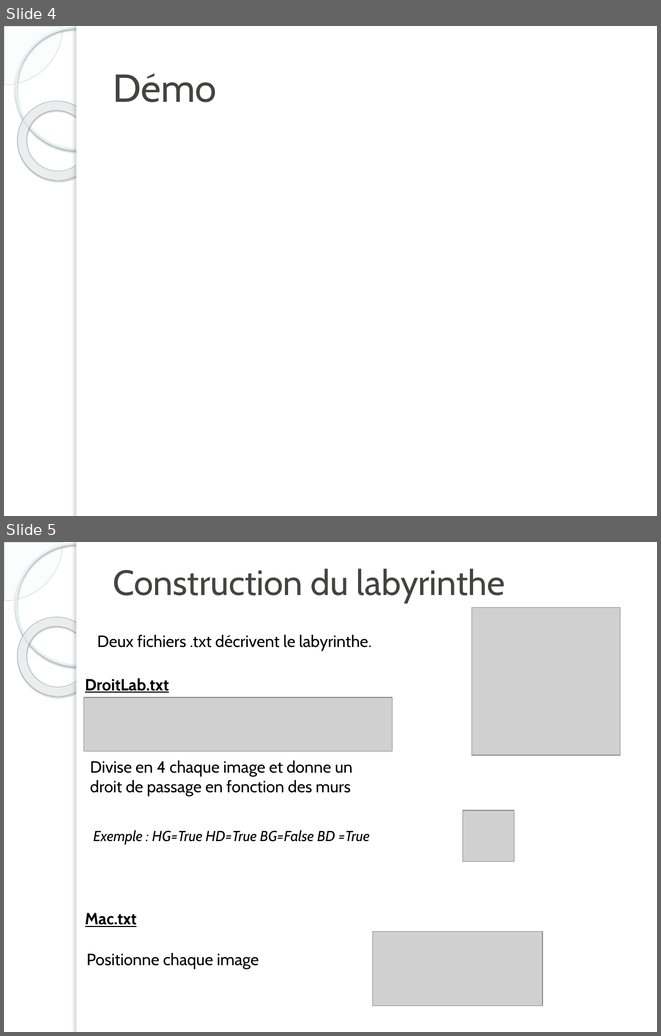
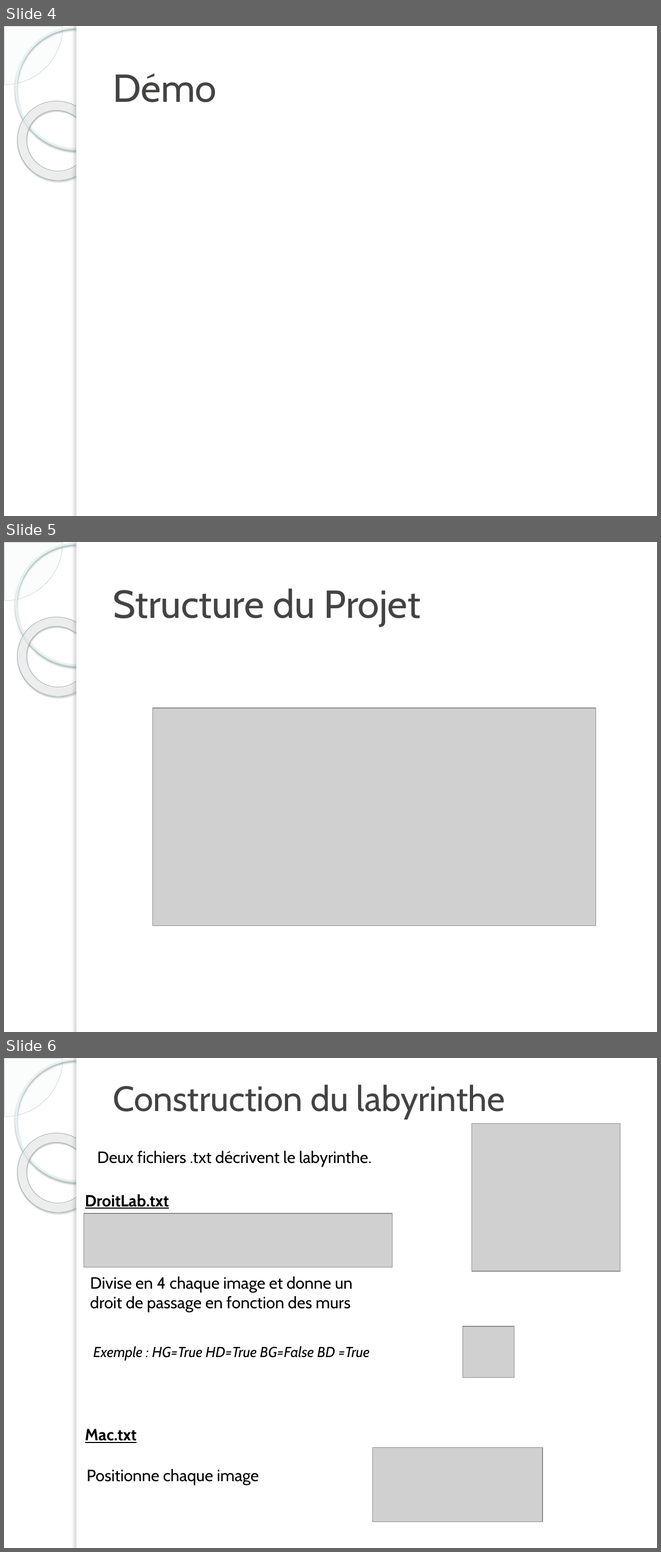
Before and after one commit to GuillaumeFerreira/Projet-3-MacGyver, a slide deck: documentation/Projet 3.pptx. Shown one above the other, each under a label of ours: slides 4 and 5 before the commit, slides 4, 5 and 6 after it. The pictures are 661x1036 and 661x1552 pixels, drawn with LibreOffice and Linux fonts; fonts in the diff are those of the drawing; grey boxes stand for pictures; background and template pictures are left out. Boxes give left, top, right and bottom in pixels: in the first picture for what was removed or moved away, otherwise in the second. Text is boxed around its words. In the diff, an @@ line names an element or a change of style, - is before the commit and + after.

```diff
--- a/documentation/Projet 3.pptx
+++ b/documentation/Projet 3.pptx
@@ slide 5 added at (x1=4, y1=542, x2=657, y2=1032), background picture (left out); not listed: 5 template elements that a slide beside it also shows @@
@@ title added at (x1=113, y1=589, x2=421, y2=626), 43 pt, text #434342 @@
+Structure du Projet
@@ picture added at (x1=153, y1=708, x2=595, y2=925) @@
@@ what was slide 5 is now slide 6 @@
```
Also in this commit, not shown: 6 slides changed, 1 other slide added, 3 other files.
